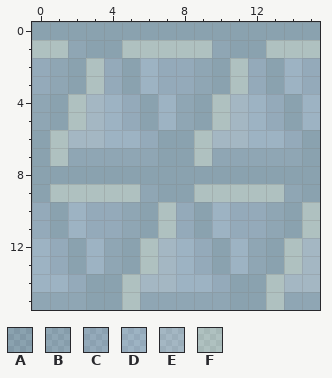
A pixel-art file gets an edit: aseprite/small_cut_amethyst_block.aseprite. This is how it looked before the edit.
16x16 pixels, 1 frame.
Palette (. is transparent): A #64479e3d  B #7a5bb53d  C #8d6acc3d  D #b38ef33d  E #cfa0f33d  F #fecbe63d
Pixels before, first column x 0:
 0 AAAAAAAAAAAAAAAA
 1 FFBAAFFFFFBAAFFF
 2 CBAFCADCCBAFCADC
 3 CBAFCADCCBAFCADC
 4 BAFEDCADBAFEDCAD
 5 BAFEDCADBAFEDCAD
 6 AFEEDDCAAFEEDDCA
 7 AFBBBBBAAFBBBBBA
 8 AAAAAAAAAAAAAAAA
 9 AFFFFFBAAFFFFFBA
10 CADCCBAFCADCCBAF
11 CADCCBAFCADCCBAF
12 DCADBAFEDCADBAFE
13 DCADBAFEDCADBAFE
14 DDCAAFEEDDCAAFEE
15 BBBAAFBBBBBAAFBB
And afterwards:
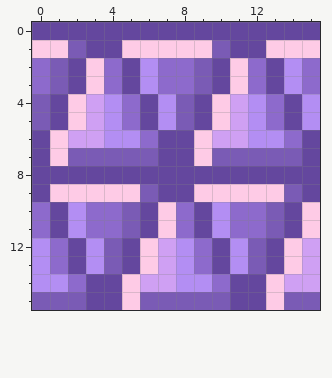
Change:
layer "Layer 3" opacity 24% -> 100%
Colour A changes from #64479e3d to #64479e.
Colour B changes from #7a5bb53d to #7a5bb5.
Colour C changes from #8d6acc3d to #8d6acc.
Colour D changes from #b38ef33d to #b38ef3.
Colour E changes from #cfa0f33d to #cfa0f3.
Colour F changes from #fecbe63d to #fecbe6.
Where, in picture pixels (left, top, right, bottom), the same in both pictures:
changed: (32, 22, 320, 310)
